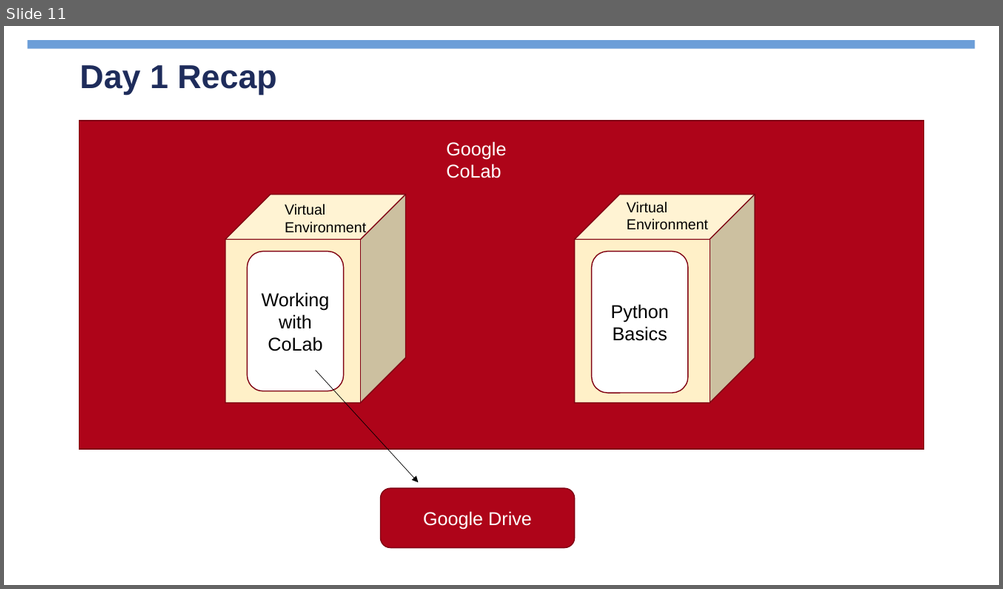
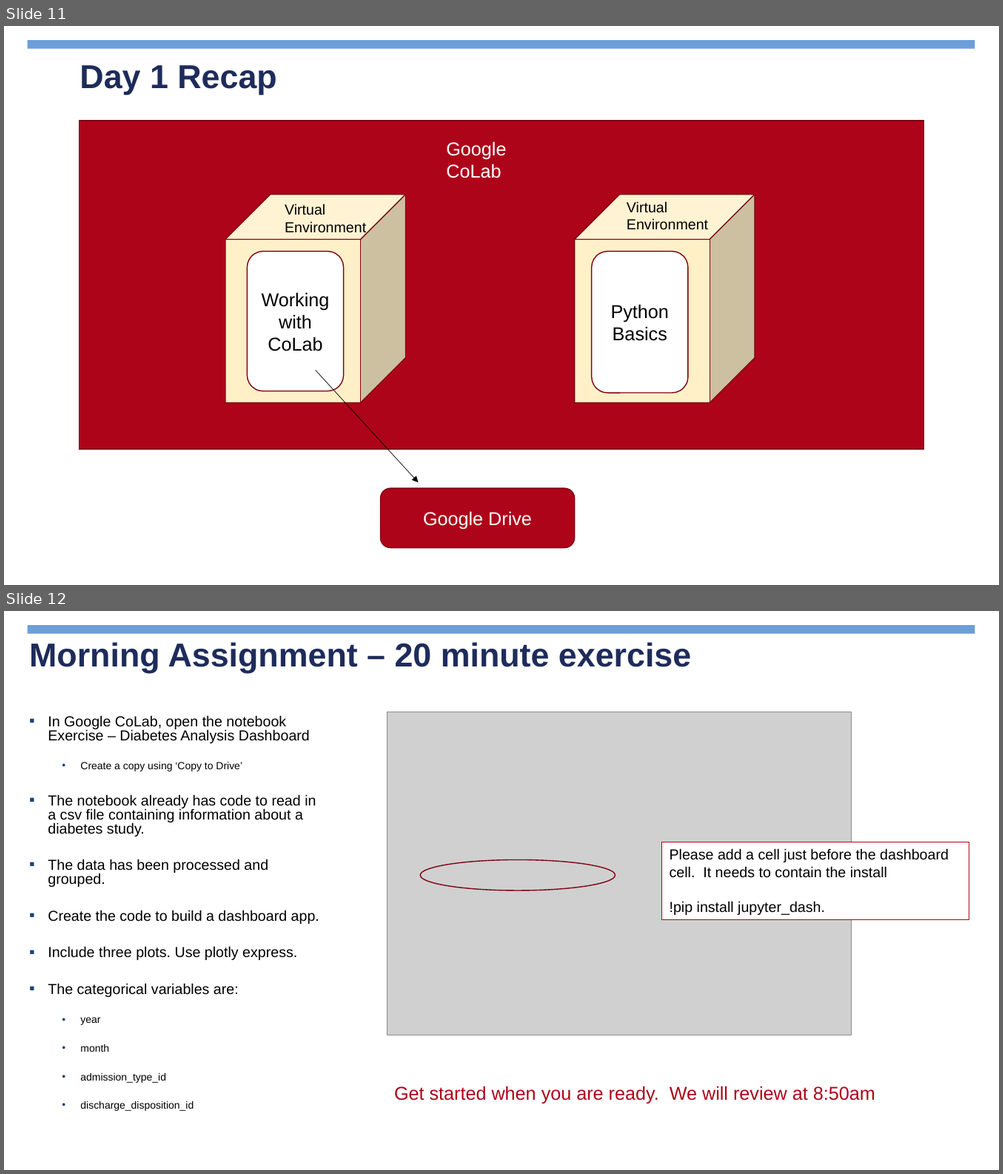
Before and after one commit to jimcody2014/Python-CDC, a slide deck: Dashboards/notes/Python Dashboards.pptx. Shown one above the other, each under a label of ours: slide 11 before the commit, slides 11 and 12 after it. The pictures are 1003x589 and 1003x1174 pixels, drawn with LibreOffice and Linux fonts; fonts in the diff are those of the drawing; grey boxes stand for pictures; background and template pictures are left out. Boxes give left, top, right and bottom in pixels: in the first picture for what was removed or moved away, otherwise in the second. Text is boxed around its words. In the diff, an @@ line names an element or a change of style, - is before the commit and + after.

```diff
--- a/Dashboards/notes/Python Dashboards.pptx
+++ b/Dashboards/notes/Python Dashboards.pptx
@@ slide 12 added at box(4, 611, 999, 1170), background picture (left out); not listed: 1 template element that a slide beside it also shows @@
@@ title added at box(29, 642, 691, 673), 32 pt, text #1E2C5B, bold @@
+Morning Assignment – 20 minute exercise
@@ text added at box(48, 715, 319, 1111), 14 pt, text #000000 @@
+▪ In Google CoLab, open the notebook Exercise – Diabetes Analysis Dashboard
+  • Create a copy using ‘Copy to Drive’
+▪ The notebook already has code to read in a csv file containing information about a diabetes study.
+▪ The data has been processed and grouped.
+▪ Create the code to build a dashboard app.
+▪ Include three plots. Use plotly express.
+▪ The categorical variables are:
+  • year
+  • month
+  • admission_type_id
+  • discharge_disposition_id
@@ picture added at box(387, 712, 851, 1036) @@
@@ rectangle added at box(662, 843, 969, 920), fill #FFFFFF, outline #AE0419 0.75 pt, 14 pt, text #000000 @@
+Please add a cell just before the dashboard cell. It needs to contain the install
+!pip install jupyter_dash.
@@ ellipse added at box(421, 860, 615, 891), outline #810312 1 pt @@
@@ text added at box(394, 1086, 875, 1104), 18 pt, text #AE0419 @@
+Get started when you are ready. We will review at 8:50am
@@ page number added at box(767, 1132, 991, 1162), 13 pt, text #FFFFFF, bold @@
+12
```
Also in this commit, not shown: 20 other files.
